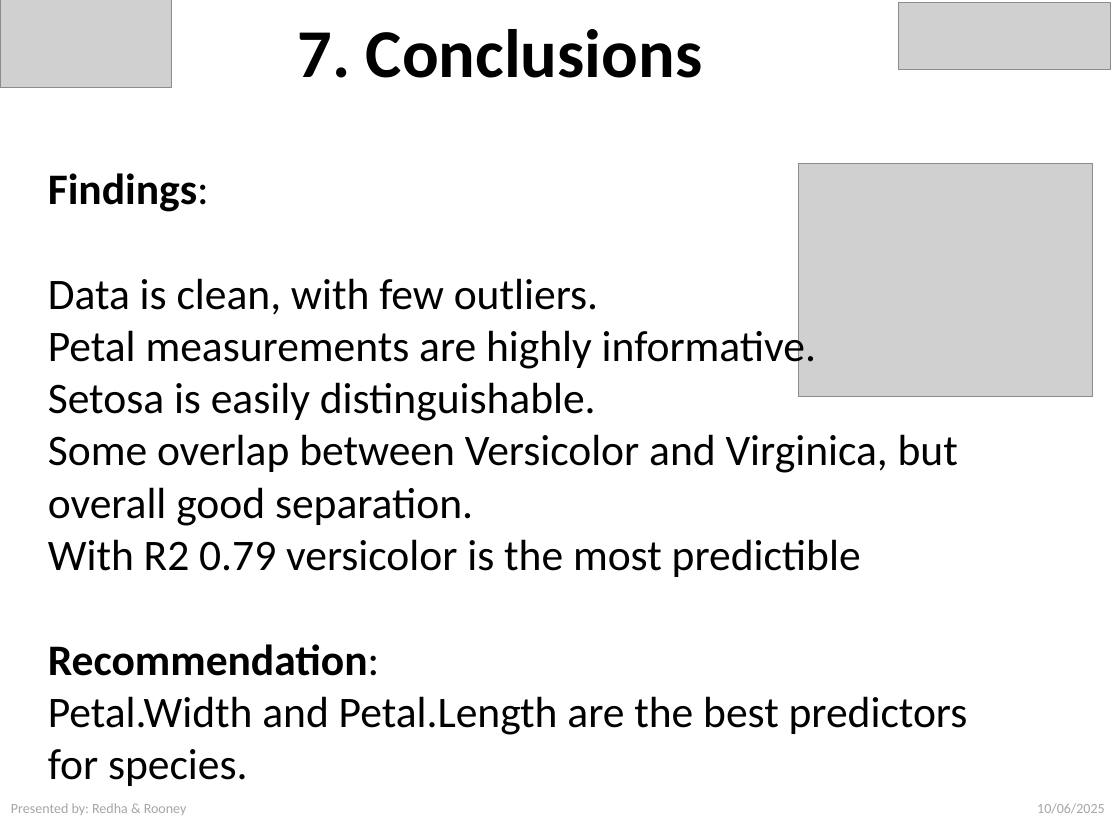
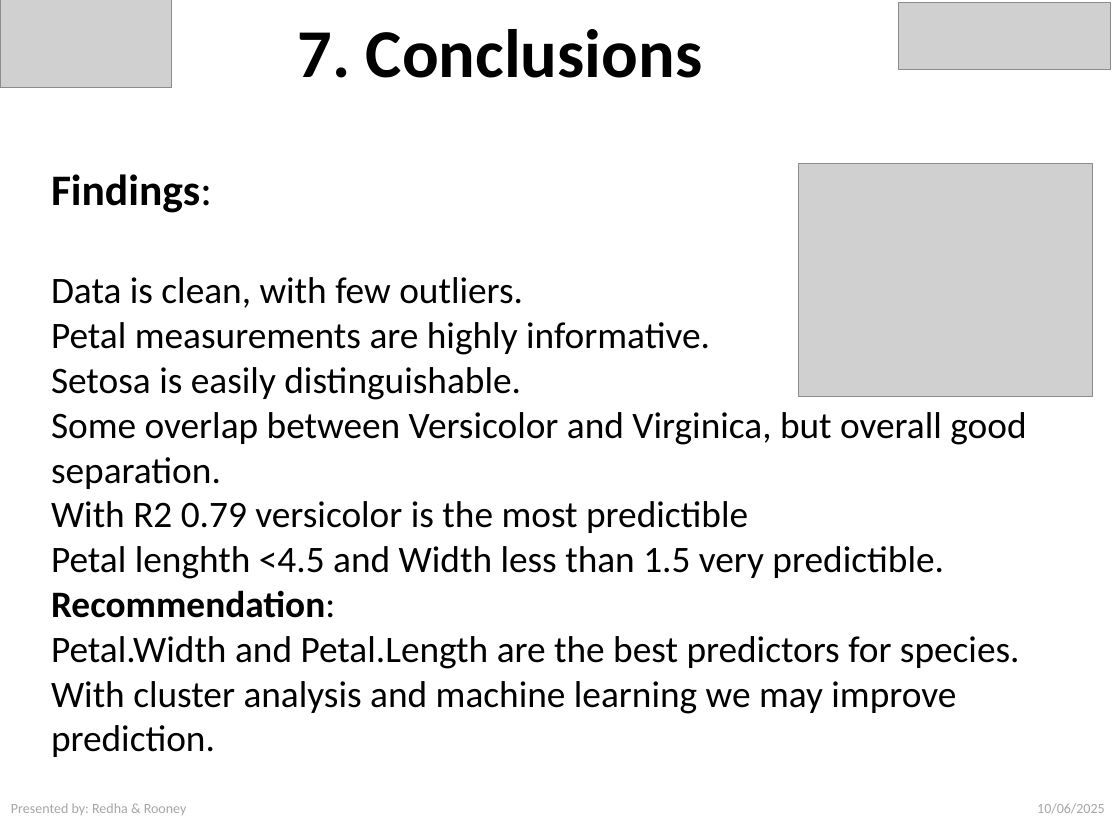
Before and after one commit to RedhaAGGOUN/Botanica-iris, a slide deck: slide 19 of Botanica_Iris_Analysis_Presentation.pptx (slide 17 before the commit). Drawn at 1120x840 pixels with LibreOffice and Linux fonts; fonts in the diff are those of the drawing; grey boxes stand for pictures. Boxes give left, top, right and bottom in pixels: in the first picture for what was removed or moved away, otherwise in the second. Text is boxed around its words. In the diff, an @@ line names an element or a change of style, - is before the commit and + after.

```diff
--- a/Botanica_Iris_Analysis_Presentation.pptx
+++ b/Botanica_Iris_Analysis_Presentation.pptx
@@ text at bbox=[51, 277, 1026, 669]: size 28 to 24 pt in "Data is clean, with few outliers.", "Petal measurements are highly informative.", "Setosa is easily distinguishable.", "Some overlap between Versicolor and Virginica, but ..." and 3 more places @@
@@ text at bbox=[51, 546, 944, 579]: paragraph added @@
+Petal lenghth <4.5 and Width less than 1.5 very predictible.
@@ text at bbox=[51, 681, 956, 757]: paragraph added @@
+With cluster analysis and machine learning we may improve prediction.
```
Also in this commit, not shown: 4 other slides changed, 2 slides added.
